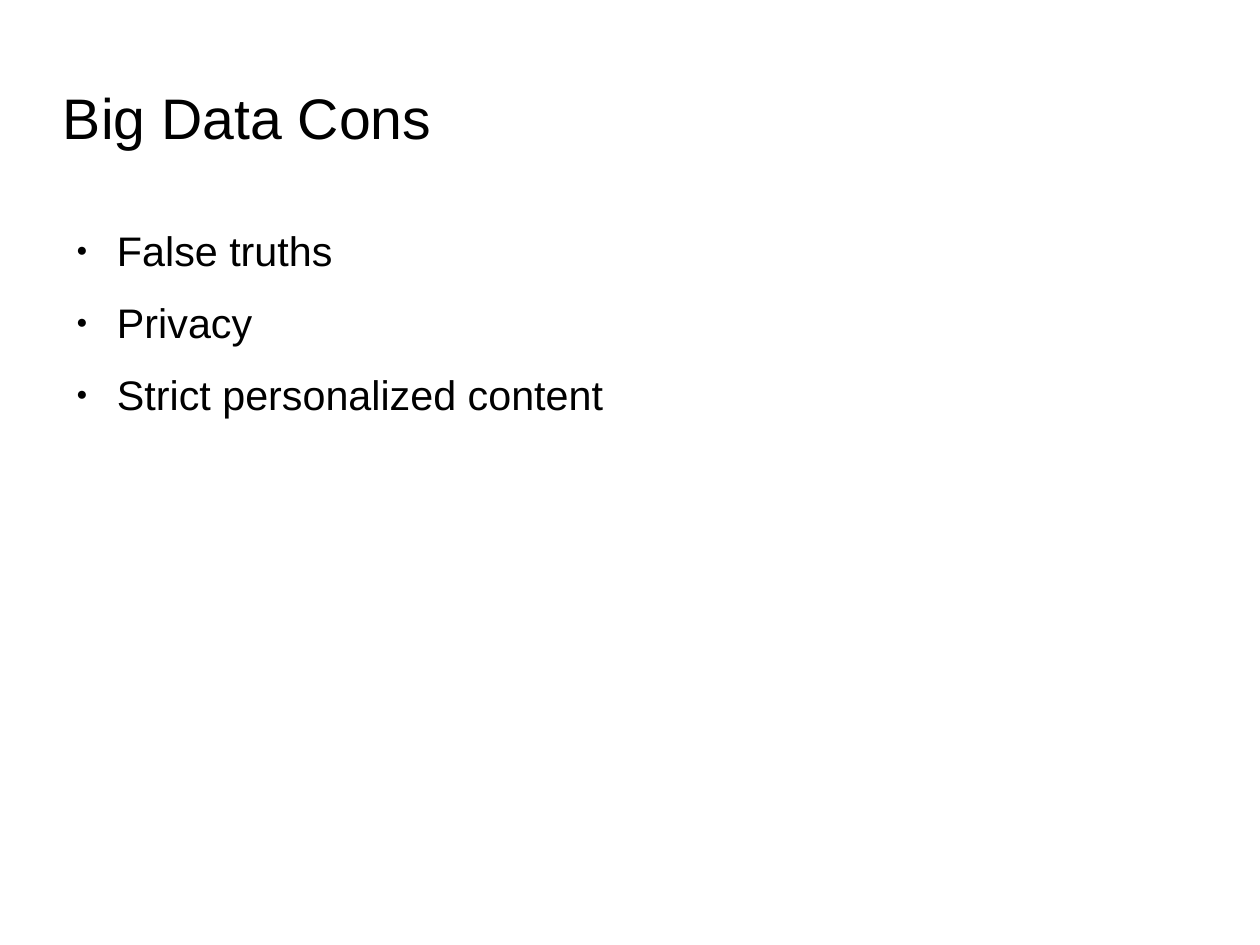
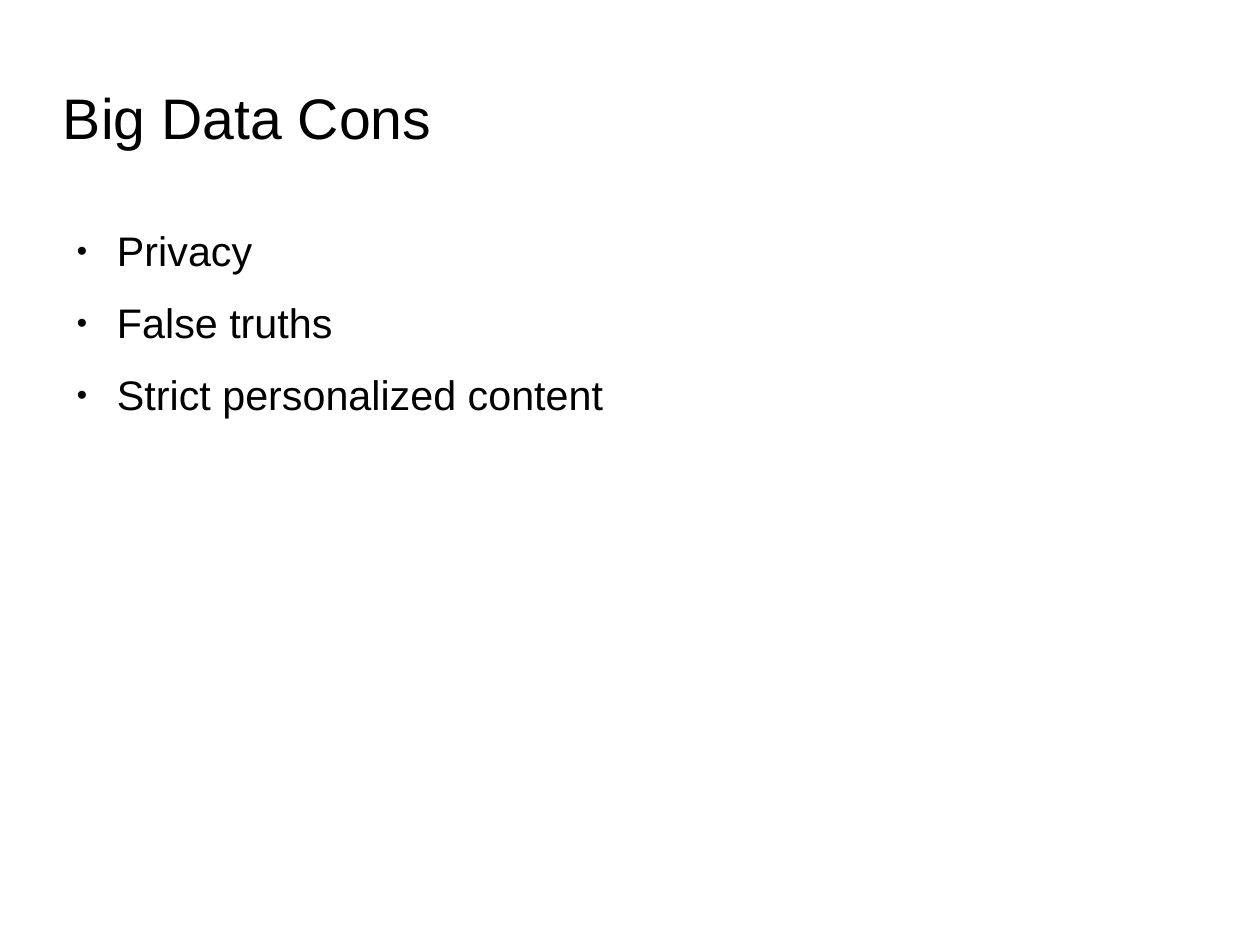
Before and after one commit to qiozas/Documents, a slide deck: slide 7 of fosscomm-2016/Big Data Streaming - FOSSCOMM 2016.odp. Drawn at 1260x945 pixels with LibreOffice and Linux fonts; fonts in the diff are those of the drawing; background and template pictures are left out. Boxes give left, top, right and bottom in pixels: in the first picture for what was removed or moved away, otherwise in the second. Text is boxed around its words. In the diff, an @@ line names an element or a change of style, - is before the commit and + after.

```diff
--- a/fosscomm-2016/Big Data Streaming - FOSSCOMM 2016.odp
+++ b/fosscomm-2016/Big Data Streaming - FOSSCOMM 2016.odp
@@ text at <box>117,236,252,274</box>: paragraph added @@
+● Privacy
@@ text at <box>117,308,252,346</box>: paragraph removed @@
-● Privacy
```
Also in this commit, not shown: 8 other slides changed, 1 other file.
